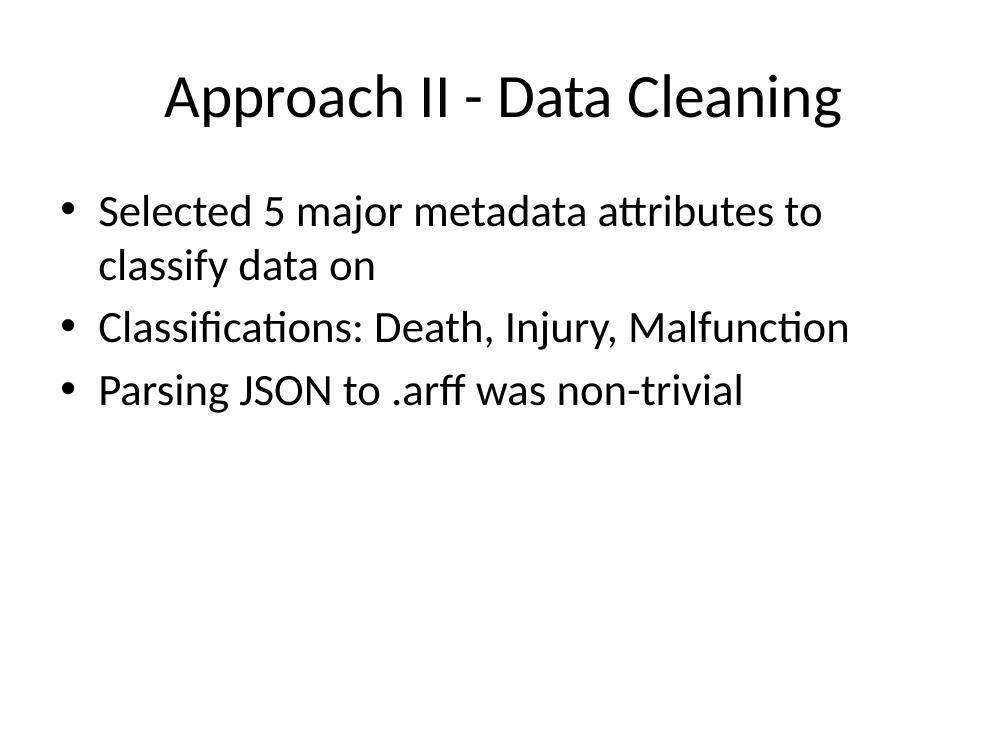
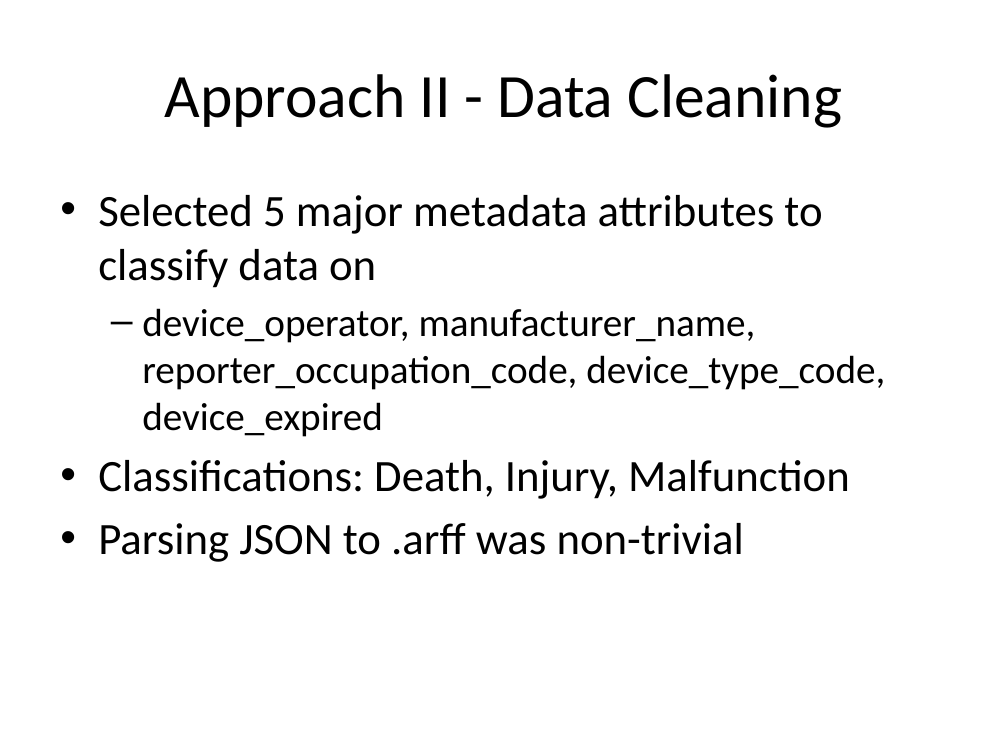
Before and after one commit to sdiemert/SENG_474_Project, a slide deck: slide 12 of presentation/presentation.pptx. Drawn at 1008x756 pixels with LibreOffice and Linux fonts; fonts in the diff are those of the drawing. Boxes give left, top, right and bottom in pixels: in the first picture for what was removed or moved away, otherwise in the second. Text is boxed around its words. In the diff, an @@ line names an element or a change of style, - is before the commit and + after.

```diff
--- a/presentation/presentation.pptx
+++ b/presentation/presentation.pptx
@@ text at box(142, 308, 885, 437): paragraph added @@
+  – device_operator, manufacturer_name, reporter_occupation_code, device_type_code, device_expired
```
Also in this commit, not shown: 2 other slides changed, 2 slides added, 1 slide removed, 1 other file.
